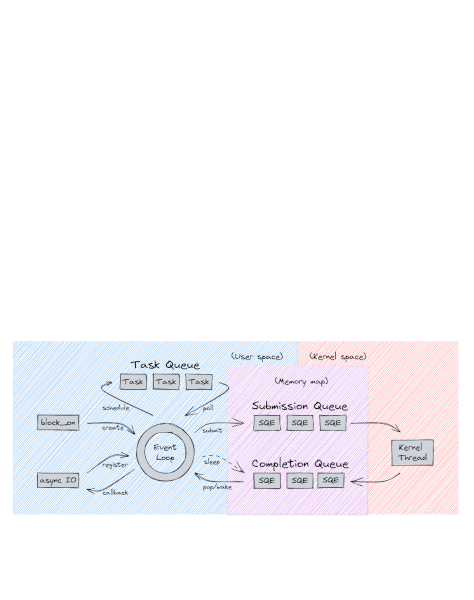
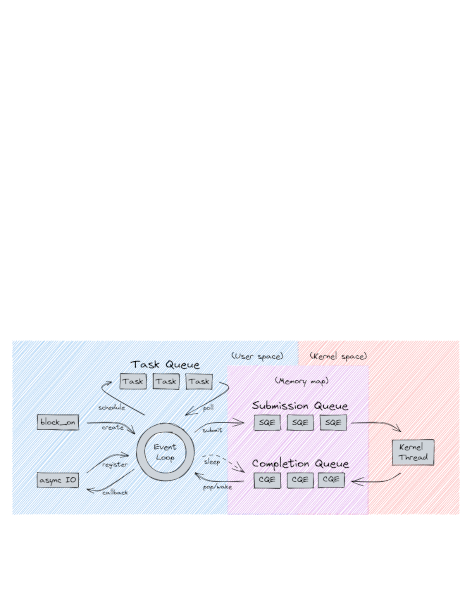
Before/after of a 474x600 layered artwork. What changed in the layer stack:
added layer "diagram.png" above "Pasted Layer #1" over [12, 340, 460, 515]
hid "Pasted Layer #1" over [12, 340, 460, 517]
